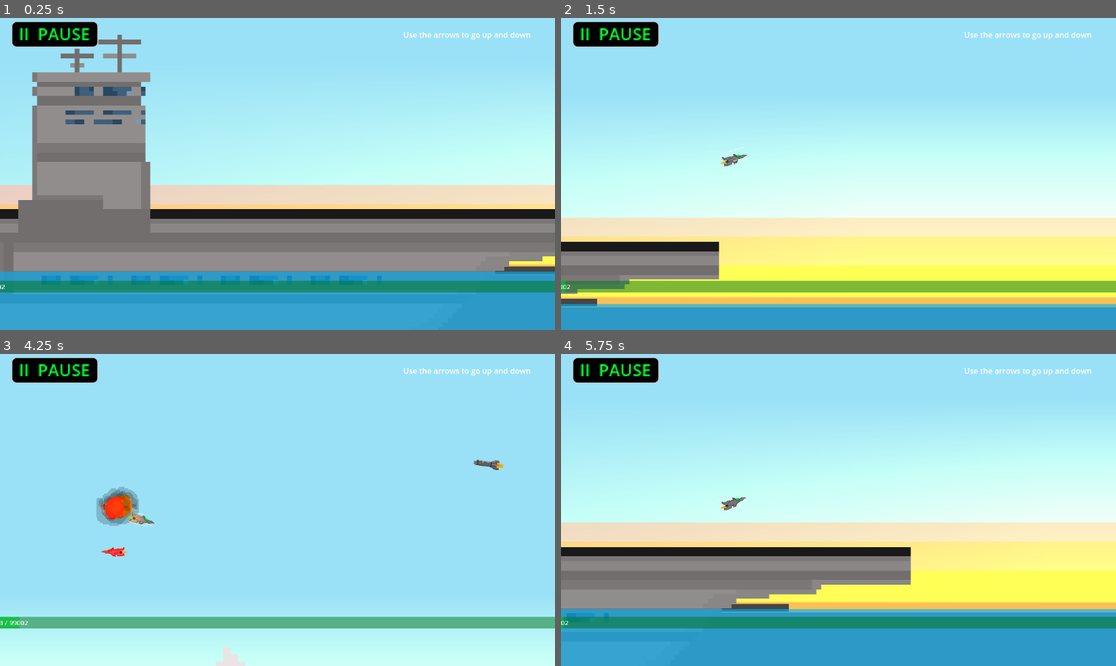
Above: before the commit, frames 1-4 (two rows, left to right).
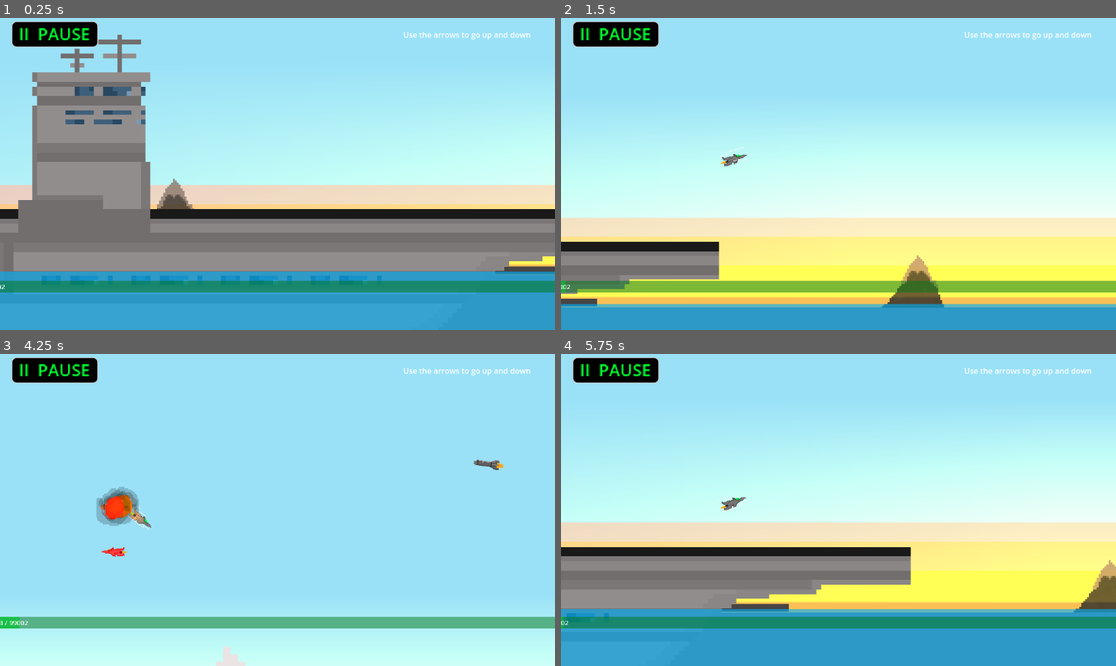
Above: after the commit, the same moments.

Repository: star6fish/DigitalTechInternalInternal
Game: Godot game, scene res://scenes/TestingScene.tscn
Two runs of this game, one before a commit and one after it. Both use one fixed random seed, a clock stepped at 60 frames per second and the inputs below. The project has no main scene, so this scene is started directly.
Inputs:
- Up to frame 1 (0.25 s): no input
- Up to frame 2 (1.5 s): hold Right (ui_right) from 0.53 s (still down); tap Up (ui_up) at 0.77 s
- Up to frame 3 (4.25 s): tap Up (ui_up) at 1.52, 3.02, 3.77 s; release Right (ui_right) at 2.03 s; hold Left (ui_left) 2.03-2.78 s; hold Right (ui_right) from 2.78 s (still down)
- Up to frame 4 (5.75 s): release Right (ui_right) at 4.28 s; hold Left (ui_left) 4.28-5.03 s; tap Up (ui_up) at 4.52 s; hold Right (ui_right) from 5.03 s (still down)

The runs differ from the first frame. In frame 1, 0.4% of the frame differs, in the area x 28-36%, y 51-62%; in frame 2, 1.0%, in the area x 57-69%, y 75-93%; in frame 3, 0.1%; in frame 4, 0.7%.

Commit message:
12/08/2024

Diff:
--- /dev/null
+++ b/assets/backgroundMountain.tscn
@@ -0,0 +1,14 @@
+[gd_scene load_steps=2 format=3 uid="uid://qk5dk5paish3"]
+
+[ext_resource type="Texture2D" uid="uid://db6volamkhtfy" path="res://assets/BackgroundMountain.png" id="1_u8r4m"]
+
+[node name="Node2D" type="Node2D"]
+z_index = -1
+scale = Vector2(0.2, 0.2)
+
+[node name="Sprite2D" type="Sprite2D" parent="."]
+modulate = Color(0.847059, 0.847059, 0.847059, 0.788235)
+light_mask = 3
+visibility_layer = 3
+scale = Vector2(20.1804, 20.1804)
+texture = ExtResource("1_u8r4m")
--- /dev/null
+++ b/assets/cloud.tscn
@@ -0,0 +1,28 @@
+[gd_scene format=3 uid="uid://b8qloge5tawnt"]
+
+[node name="Node2D" type="Node2D"]
+light_mask = 3
+visibility_layer = 3
+
+[node name="ColorRect3" type="ColorRect" parent="."]
+offset_left = -339.0
+offset_top = 4.0
+offset_right = -111.0
+offset_bottom = 106.0
+color = Color(1, 1, 1, 0.32549)
+
+[node name="ColorRect2" type="ColorRect" parent="."]
+offset_left = 491.0
+offset_top = -16.0
+offset_right = 719.0
+offset_bottom = 106.0
+color = Color(1, 1, 1, 0.32549)
+
+[node name="ColorRect" type="ColorRect" parent="."]
+light_mask = 3
+visibility_layer = 3
+offset_left = -111.0
+offset_top = -55.0
+offset_right = 491.0
+offset_bottom = 106.0
+color = Color(1, 1, 1, 0.32549)
--- a/scenes/TestingScene.tscn
+++ b/scenes/TestingScene.tscn
@@ -13,6 +13,8 @@
 [ext_resource type="PackedScene" uid="uid://1yw6q0csnkrc" path="res://assets/aircraftcarrier.tscn" id="11_3sgq2"]
 [ext_resource type="PackedScene" uid="uid://bivtyjvfrv15f" path="res://assets/win.tscn" id="12_nivx7"]
 [ext_resource type="PackedScene" uid="uid://br7c8tvpxrefj" path="res://assets/sky.tscn" id="13_bbkpx"]
+[ext_resource type="PackedScene" uid="uid://b8qloge5tawnt" path="res://assets/cloud.tscn" id="14_qp1nm"]
+[ext_resource type="PackedScene" uid="uid://qk5dk5paish3" path="res://assets/backgroundMountain.tscn" id="15_s33og"]
 
 [sub_resource type="StyleBoxFlat" id="StyleBoxFlat_sj4is"]
 bg_color = Color(0, 0, 0, 1)
@@ -45,7 +47,7 @@
 
 [node name="Node2D" type="Node2D"]
 modulate = Color(1, 0.968627, 0.968627, 1)
-position = Vector2(420, 512)
+position = Vector2(425, 512)
 script = ExtResource("1_qlakw")
 ObstacleScene = ExtResource("2_p6737")
 MountainScene = ExtResource("4_ngl22")
@@ -190,6 +192,312 @@
 position = Vector2(-1093, 97)
 scale = Vector2(196.983, 6.65513)
 
+[node name="Node2D5" parent="." instance=ExtResource("14_qp1nm")]
+position = Vector2(809, -884)
+
+[node name="Node2D6" parent="." instance=ExtResource("14_qp1nm")]
+position = Vector2(3139, -987)
+
+[node name="Node2D7" parent="." instance=ExtResource("14_qp1nm")]
+position = Vector2(5006, -657)
+
+[node name="Node2D8" parent="." instance=ExtResource("14_qp1nm")]
+position = Vector2(7030, -921)
+
+[node name="Node2D9" parent="." instance=ExtResource("14_qp1nm")]
+position = Vector2(9392, -667)
+
+[node name="Node2D10" parent="." instance=ExtResource("14_qp1nm")]
+position = Vector2(11297, -1137)
+
+[node name="Node2D11" parent="." instance=ExtResource("14_qp1nm")]
+position = Vector2(14218, -832)
+
+[node name="Node2D12" parent="." instance=ExtResource("14_qp1nm")]
+position = Vector2(16294, -1138)
+
+[node name="Node2D13" parent="." instance=ExtResource("14_qp1nm")]
+position = Vector2(18430, -816)
+
+[node name="Node2D14" parent="." instance=ExtResource("14_qp1nm")]
+position = Vector2(21313, -1219)
+
+[node name="Node2D15" parent="." instance=ExtResource("14_qp1nm")]
+position = Vector2(23752, -775)
+
+[node name="Node2D16" parent="." instance=ExtResource("14_qp1nm")]
+position = Vector2(26207, -1137)
+
+[node name="Node2D17" parent="." instance=ExtResource("14_qp1nm")]
+position = Vector2(29366, -795)
+
+[node name="Node2D18" parent="." instance=ExtResource("14_qp1nm")]
+position = Vector2(32029, -1213)
+
+[node name="Node2D19" parent="." instance=ExtResource("14_qp1nm")]
+position = Vector2(34427, -833)
+
+[node name="Node2D20" parent="." instance=ExtResource("14_qp1nm")]
+position = Vector2(36196, -1190)
+
+[node name="Node2D21" parent="." instance=ExtResource("14_qp1nm")]
+position = Vector2(37679, -733)
+
+[node name="Node2D22" parent="." instance=ExtResource("14_qp1nm")]
+position = Vector2(39538, -903)
+
+[node name="Node2D23" parent="." instance=ExtResource("14_qp1nm")]
+position = Vector2(43644, -1095)
+
+[node name="Node2D24" parent="." instance=ExtResource("14_qp1nm")]
+position = Vector2(48557, -986)
+
+[node name="Node2D25" parent="." instance=ExtResource("14_qp1nm")]
+position = Vector2(52370, -911)
+
+[node name="Node2D26" parent="." instance=ExtResource("14_qp1nm")]
+position = Vector2(55243, -1198)
+
+[node name="Node2D27" parent="." instance=ExtResource("14_qp1nm")]
+position = Vector2(58979, -839)
+
+[node name="Node2D28" parent="." instance=ExtResource("14_qp1nm")]
+position = Vector2(61975, -1055)
+
+[node name="Node2D29" parent="." instance=ExtResource("14_qp1nm")]
+position = Vector2(64057, -801)
+
+[node name="Node2D30" parent="." instance=ExtResource("14_qp1nm")]
+position = Vector2(66343, -1005)
+
+[node name="Node2D31" parent="." instance=ExtResource("14_qp1nm")]
+position = Vector2(71474, -801)
+
+[node name="Node2D32" parent="." instance=ExtResource("14_qp1nm")]
+position = Vector2(76045, -1106)
+
+[node name="Node2D33" parent="." instance=ExtResource("14_qp1nm")]
+position = Vector2(81379, -700)
+
+[node name="Node2D34" parent="." instance=ExtResource("14_qp1nm")]
+position = Vector2(86706, -893)
+
+[node name="Node2D35" parent="." instance=ExtResource("14_qp1nm")]
+position = Vector2(91020, -679)
+
+[node name="Node2D36" parent="." instance=ExtResource("14_qp1nm")]
+position = Vector2(94651, -978)
+
+[node name="Node2D37" parent="." instance=ExtResource("15_s33og")]
+position = Vector2(-293, -51)
+
+[node name="Node2D38" parent="." instance=ExtResource("15_s33og")]
+position = Vector2(1178, 40)
+
+[node name="Node2D39" parent="." instance=ExtResource("15_s33og")]
+position = Vector2(2952, 37)
+scale = Vector2(0.396514, 0.396514)
+
+[node name="Node2D40" parent="." instance=ExtResource("15_s33og")]
+position = Vector2(3746, 32)
+
+[node name="Node2D41" parent="." instance=ExtResource("15_s33og")]
+position = Vector2(4345, 38)
+scale = Vector2(0.569539, 0.569539)
+
+[node name="Node2D42" parent="." instance=ExtResource("15_s33og")]
+position = Vector2(5315, 38)
+scale = Vector2(0.358642, 0.358642)
+
+[node name="Node2D43" parent="." instance=ExtResource("15_s33og")]
+position = Vector2(7022, 36)
+scale = Vector2(0.288833, 0.288833)
+
+[node name="Node2D44" parent="." instance=ExtResource("15_s33og")]
+position = Vector2(7875, 38)
+scale = Vector2(0.249282, 0.249282)
+
+[node name="Node2D45" parent="." instance=ExtResource("15_s33og")]
+position = Vector2(10380, 29)
+scale = Vector2(0.418062, 0.418062)
+
+[node name="Node2D46" parent="." instance=ExtResource("15_s33og")]
+position = Vector2(12284, 29)
+scale = Vector2(0.358356, 0.358356)
+
+[node name="Node2D47" parent="." instance=ExtResource("15_s33og")]
+position = Vector2(14865, 36)
+scale = Vector2(0.343332, 0.343332)
+
+[node name="Node2D48" parent="." instance=ExtResource("15_s33og")]
+position = Vector2(16540, 23)
+scale = Vector2(0.411834, 0.411834)
+
+[node name="Node2D49" parent="." instance=ExtResource("15_s33og")]
+position = Vector2(18829, 26)
+scale = Vector2(0.27266, 0.27266)
+
+[node name="Node2D50" parent="." instance=ExtResource("15_s33og")]
+position = Vector2(22281, 37)
+
+[node name="Node2D51" parent="." instance=ExtResource("15_s33og")]
+position = Vector2(24776, 23)
+scale = Vector2(0.528049, 0.528049)
+
+[node name="Node2D52" parent="." instance=ExtResource("15_s33og")]
+position = Vector2(27659, 23)
+scale = Vector2(0.332312, 0.332312)
+
+[node name="Node2D53" parent="." instance=ExtResource("15_s33og")]
+position = Vector2(30381, 29)
+scale = Vector2(0.347208, 0.347208)
+
+[node name="Node2D54" parent="." instance=ExtResource("15_s33og")]
+position = Vector2(33869, 31)
+scale = Vector2(0.422706, 0.422706)
+
+[node name="Node2D55" parent="." instance=ExtResource("15_s33og")]
+position = Vector2(37526, 29)
+scale = Vector2(0.293478, 0.293478)
+
+[node name="Node2D56" parent="." instance=ExtResource("15_s33og")]
+position = Vector2(42041, 23)
+scale = Vector2(0.304598, 0.304598)
+
+[node name="Node2D57" parent="." instance=ExtResource("15_s33og")]
+position = Vector2(43230, 23)
+scale = Vector2(0.261953, 0.261953)
+
+[node name="Node2D58" parent="." instance=ExtResource("15_s33og")]
+position = Vector2(44952, 32)
+scale = Vector2(0.555454, 0.555454)
+
+[node name="Node2D59" parent="." instance=ExtResource("15_s33og")]
+position = Vector2(46930, 30)
+scale = Vector2(0.753918, 0.753918)
+
+[node name="Node2D60" parent="." instance=ExtResource("15_s33og")]
+position = Vector2(47548, 30)
+scale = Vector2(0.27949, 0.27949)
+
+[node name="Node2D61" parent="." instance=ExtResource("15_s33og")]
+position = Vector2(48888, 32)
+scale = Vector2(0.399541, 0.399541)
+
+[node name="Node2D62" parent="." instance=ExtResource("15_s33og")]
+position = Vector2(50746, 31)
+
+[node name="Node2D63" parent="." instance=ExtResource("15_s33og")]
+position = Vector2(52684, 38)
+scale = Vector2(0.437456, 0.437456)
+
+[node name="Node2D64" parent="." instance=ExtResource("15_s33og")]
+position = Vector2(54608, 38)
+scale = Vector2(0.441072, 0.441072)
+
+[node name="Node2D65" parent="." instance=ExtResource("15_s33og")]
+position = Vector2(55996, 34)
+scale = Vector2(0.720648, 0.720648)
+
+[node name="Node2D66" parent="." instance=ExtResource("15_s33og")]
+position = Vector2(57700, 34)
+scale = Vector2(0.437527, 0.437527)
+
+[node name="Node2D67" parent="." instance=ExtResource("15_s33og")]
+position = Vector2(60477, 27)
+scale = Vector2(0.333368, 0.333368)
+
+[node name="Node2D68" parent="." instance=ExtResource("15_s33og")]
+position = Vector2(62353, 27)
+scale = Vector2(0.27424, 0.27424)
+
+[node name="Node2D69" parent="." instance=ExtResource("15_s33og")]
+position = Vector2(65793, 27)
+scale = Vector2(0.270263, 0.270263)
+
+[node name="Node2D70" parent="." instance=ExtResource("15_s33og")]
+position = Vector2(67863, 22)
+scale = Vector2(0.484253, 0.484253)
+
+[node name="Node2D71" parent="." instance=ExtResource("15_s33og")]
+position = Vector2(69336, 22)
+scale = Vector2(0.355917, 0.355917)
+
+[node name="Node2D72" parent="." instance=ExtResource("15_s33og")]
+position = Vector2(71317, 35)
+scale = Vector2(0.505847, 0.505847)
+
+[node name="Node2D73" parent="." instance=ExtResource("15_s33og")]
+position = Vector2(73108, 37)
+scale = Vector2(0.470407, 0.470407)
+
+[node name="Node2D74" parent="." instance=ExtResource("15_s33og")]
+position = Vector2(73718, 33)
+scale = Vector2(0.385719, 0.385719)
+
+[node name="Node2D75" parent="." instance=ExtResource("15_s33og")]
+position = Vector2(75215, 29)
+scale = Vector2(0.368679, 0.368679)
+
+[node name="Node2D76" parent="." instance=ExtResource("15_s33og")]
+position = Vector2(76144, 34)
+scale = Vector2(0.441911, 0.441911)
+
+[node name="Node2D77" parent="." instance=ExtResource("15_s33og")]
+position = Vector2(77074, 28)
+scale = Vector2(0.839427, 0.839427)
+
+[node name="Node2D78" parent="." instance=ExtResource("15_s33og")]
+position = Vector2(78130, 31)
+
+[node name="Node2D79" parent="." instance=ExtResource("15_s33og")]
+position = Vector2(80312, 33)
+scale = Vector2(0.418804, 0.389645)
+
+[node name="Node2D80" parent="." instance=ExtResource("15_s33og")]
+position = Vector2(80973, 29)
+scale = Vector2(0.330342, 0.330342)
+
+[node name="Node2D81" parent="." instance=ExtResource("15_s33og")]
+position = Vector2(81989, 29)
+scale = Vector2(0.362486, 0.362486)
+
+[node name="Node2D82" parent="." instance=ExtResource("15_s33og")]
+position = Vector2(82470, 29)
+scale = Vector2(0.378538, 0.378538)
+
+[node name="Node2D83" parent="." instance=ExtResource("15_s33og")]
+position = Vector2(84837, 30)
+scale = Vector2(0.280892, 0.280892)
+
+[node name="Node2D84" parent="." instance=ExtResource("15_s33og")]
+position = Vector2(85435, 35)
+scale = Vector2(0.355177, 0.355177)
+
+[node name="Node2D85" parent="." instance=ExtResource("15_s33og")]
+position = Vector2(88147, 26)
+scale = Vector2(0.331959, 0.281174)
+
+[node name="Node2D86" parent="." instance=ExtResource("15_s33og")]
+position = Vector2(89490, 31)
+scale = Vector2(0.439583, 0.439583)
+
+[node name="Node2D87" parent="." instance=ExtResource("15_s33og")]
+position = Vector2(90603, 30)
+scale = Vector2(0.385875, 0.385875)
+
+[node name="Node2D88" parent="." instance=ExtResource("15_s33og")]
+position = Vector2(92157, 35)
+scale = Vector2(0.409156, 0.409156)
+
+[node name="Node2D89" parent="." instance=ExtResource("15_s33og")]
+position = Vector2(92767, 34)
+scale = Vector2(0.566358, 0.566358)
+
+[node name="Node2D90" parent="." instance=ExtResource("15_s33og")]
+position = Vector2(94477, 29)
+scale = Vector2(0.283819, 0.283819)
+
 [connection signal="pressed" from="CanvasLayer/Button" to="." method="_pauseButtonPressed"]
 [connection signal="pressed" from="CanvasLayer2/Button" to="." method="_resumeButtonPressed"]
 [connection signal="pressed" from="CanvasLayer2/Button2" to="." method="_homeButtonPressed"]
--- a/scripts/Player.gd
+++ b/scripts/Player.gd
@@ -78,7 +78,7 @@
 
 		if Crashing == true:
 			velocity.y = 200
-			rotation = rotate_toward(rotation, 45, delta * 2)
+			rotation += 5 * delta
 		elif Crashing == false:
 			if direction_y:
 				rotation = rotate_toward(rotation, 0.8 * direction_y, delta * 4)
Binary file added: assets/BackgroundMountain.png
Not shown, added: assets/BackgroundMountain.png.import
Not shown: 1 places in scenes/TestingScene.tscn that only renumber resources
